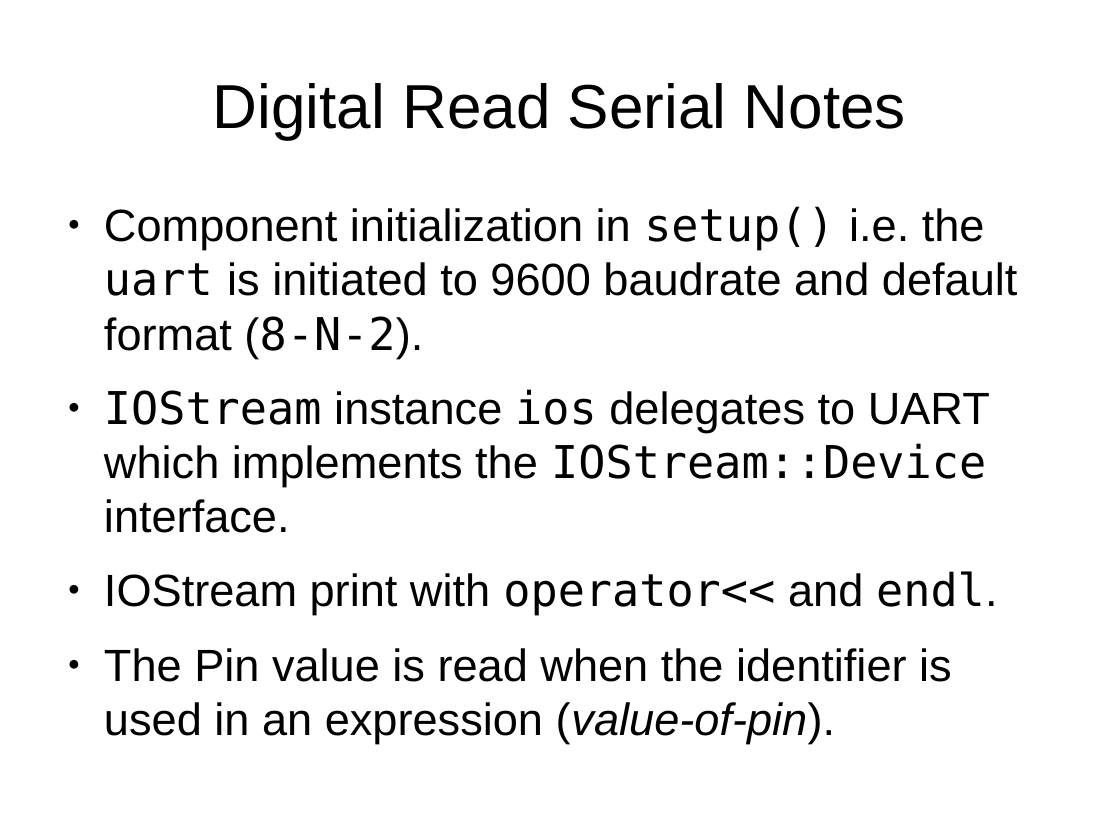
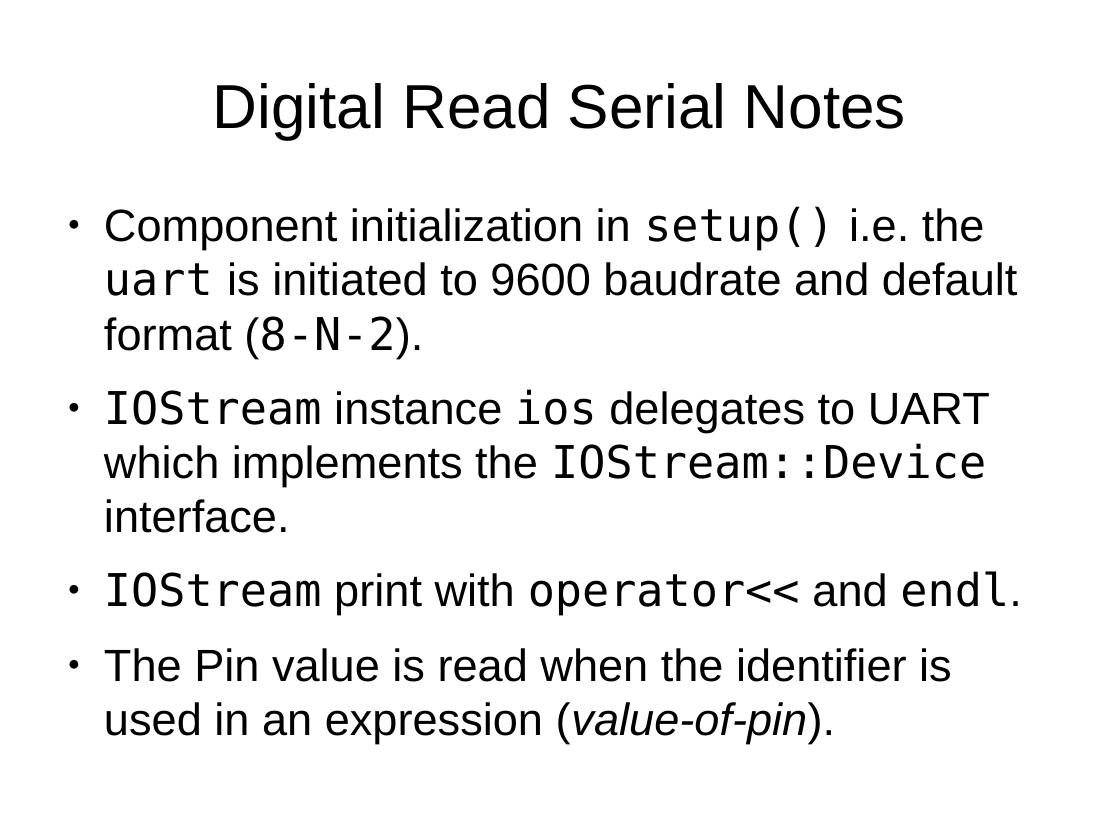
Before and after one commit to mikaelpatel/Cosa-Dolce, a slide deck: slide 16 of Lessons/00.Arduino-examples/01.Basics/Basics.odp (slide 15 before the commit). Drawn at 1120x840 pixels with LibreOffice and Linux fonts; fonts in the diff are those of the drawing. Boxes give left, top, right and bottom in pixels: in the first picture for what was removed or moved away, otherwise in the second. Text is boxed around its words. In the diff, an @@ line names an element or a change of style, - is before the commit and + after.

```diff
--- a/Lessons/00.Arduino-examples/01.Basics/Basics.odp
+++ b/Lessons/00.Arduino-examples/01.Basics/Basics.odp
@@ text at <box>104,571,1021,616</box>: font Arial to DejaVu Sans Mono in "IOStream" @@
```
Also in this commit, not shown: 3 other slides changed, 2 slides added, 1 other file.
